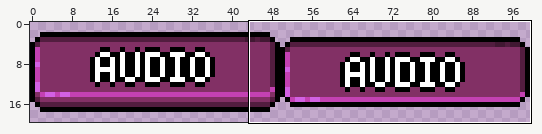
Sprite sheet -- Assets/Sprites/UI/Buttons/AudioButton-Sheet.png. Above, an overview of the earlier version with the close-up marked.
Close-up. As it was:
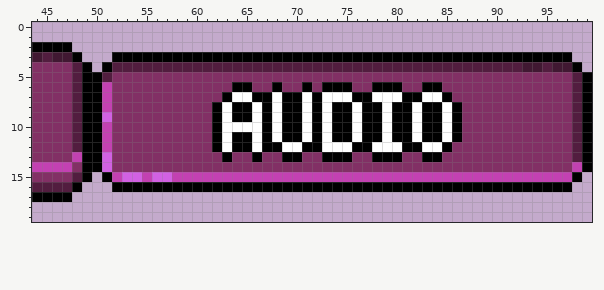
The file is 100x20 pixels. Shown: x 44..99, y 0..19.
The same view after the edit:
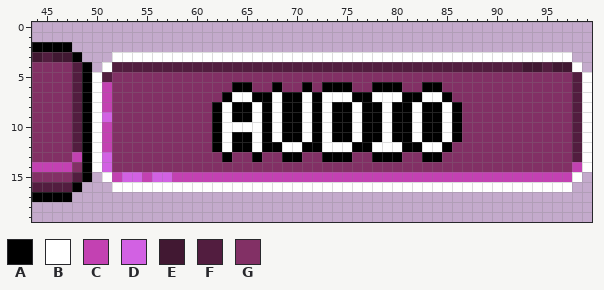
Palette (. is transparent): A #000000  B #ffffff  C #c341b2  D #d261e3  E #411832  F #521d3f  G #823065
From old to new:
@@ x 44..99 @@
  2 AAAA....................................................
- 3 EFEEA...AAAAAAAAAAAAAAAAAAAAAAAAAAAAAAAAAAAAAAAAAAAAAA..
- 4 GGGGFA.AFFFFFFFFFFFFFFFFFFFFFFFFFFFFFFFFFFFFFFFFFEEFEEA.
- 5 GGGGFAAFGGGGGGGGGGGGGGGGGGGGGGGGGGGGGGGGGGGGGGGGGGGGGGFA
- 6 GGGGFAACGGGGGGGGGGGGAAGGAGGAGAAAGGAAAGGAAGGGGGGGGGGGGGFA
- 7 GGGGFAACGGGGGGGGGGGABBAABAABABBBAABBBAABBAGGGGGGGGGGGGFA
- 8 GGGGFAACGGGGGGGGGGABAABABAABABAABAABAABAABAGGGGGGGGGGGFA
- 9 GGGGFAADGGGGGGGGGGABAABABAABABAABAABAABAABAGGGGGGGGGGGFA
-10 GGGGFAACGGGGGGGGGGABBBBABAABABAABAABAABAABAGGGGGGGGGGGFA
-11 GGGGFAACGGGGGGGGGGABAABABAABABAABAABAABAABAGGGGGGGGGGGFA
-12 GGGGFAACGGGGGGGGGGABAABAABBAABBBAABBBAABBAGGGGGGGGGGGGFA
-13 GGGGCAADGGGGGGGGGGGAGGAGGAAGGAAAGGAAAGGAAGGGGGGGGGGGGGFA
-14 CCCCGAADGGGGGGGGGGGGGGGGGGGGGGGGGGGGGGGGGGGGGGGGGGGGGGCA
-15 GGGGFA.ACDDCDDCCCCCCCCCCCCCCCCCCCCCCCCCCCCCCCCCCCCCCCCA.
-16 FFFFA...AAAAAAAAAAAAAAAAAAAAAAAAAAAAAAAAAAAAAAAAAAAAAA..
+ 3 EFEEA...BBBBBBBBBBBBBBBBBBBBBBBBBBBBBBBBBBBBBBBBBBBBBB..
+ 4 GGGGFA.BFFFFFFFFFFFFFFFFFFFFFFFFFFFFFFFFFFFFFFFFFEEFEEB.
+ 5 GGGGFABFGGGGGGGGGGGGGGGGGGGGGGGGGGGGGGGGGGGGGGGGGGGGGGFB
+ 6 GGGGFABCGGGGGGGGGGGGAAGGAGGAGAAAGGAAAGGAAGGGGGGGGGGGGGFB
+ 7 GGGGFABCGGGGGGGGGGGABBAABAABABBBAABBBAABBAGGGGGGGGGGGGFB
+ 8 GGGGFABCGGGGGGGGGGABAABABAABABAABAABAABAABAGGGGGGGGGGGFB
+ 9 GGGGFABDGGGGGGGGGGABAABABAABABAABAABAABAABAGGGGGGGGGGGFB
+10 GGGGFABCGGGGGGGGGGABBBBABAABABAABAABAABAABAGGGGGGGGGGGFB
+11 GGGGFABCGGGGGGGGGGABAABABAABABAABAABAABAABAGGGGGGGGGGGFB
+12 GGGGFABCGGGGGGGGGGABAABAABBAABBBAABBBAABBAGGGGGGGGGGGGFB
+13 GGGGCABDGGGGGGGGGGGAGGAGGAAGGAAAGGAAAGGAAGGGGGGGGGGGGGFB
+14 CCCCGABDGGGGGGGGGGGGGGGGGGGGGGGGGGGGGGGGGGGGGGGGGGGGGGCB
+15 GGGGFA.BCDDCDDCCCCCCCCCCCCCCCCCCCCCCCCCCCCCCCCCCCCCCCCB.
+16 FFFFA...BBBBBBBBBBBBBBBBBBBBBBBBBBBBBBBBBBBBBBBBBBBBBB..
 17 AAAA....................................................
Changed places in both close-ups, as pixel boxes (x1, y1, x2, y2):
changed: (92, 52, 592, 192)
